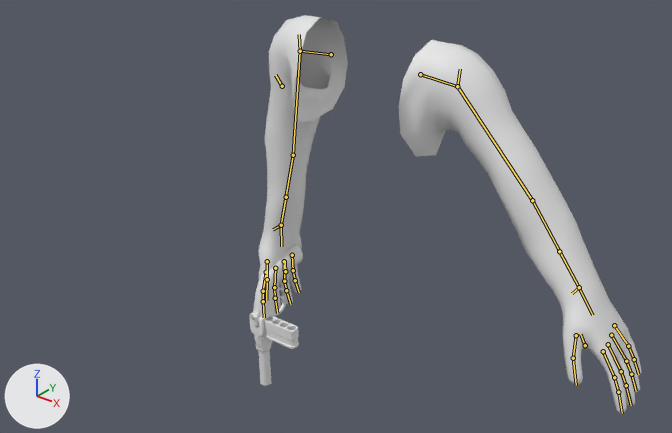
Before and after pictures for a commit that changed the Blender file Animations/Animations_Humanoid/Animations_Humanoid_Weapons/Animations_Humanoid_EquipWeapon.blend.
One viewpoint serves both versions: a 50 mm camera at (1.161, -1.57, 1.99) aimed at (0.11, -0.257, 1.176). Lighting does not change. The marker at lower left points along +X, +Y and +Z. The first picture is the older version. Both versions are drawn at frame 1 of the action 'Animation_Humanoid_EquipWeapon_R'; the numbers are the values there. The bones that change, and the others that lie on the model, are drawn over the model as lines.

Names of what the first picture shows: 'Body_Human_Male_Normal', 'Cartridge ', 'Harmonica Gun'.
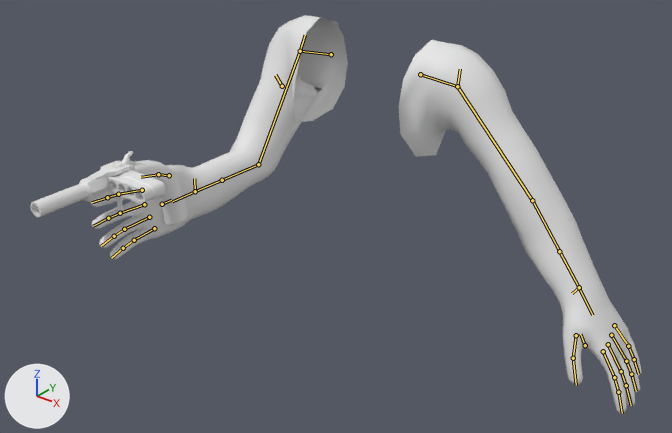
Changed parts and their boxes (x1, y1, x2, y2) in the pictures (672 x 433 px):
'Body_Human_Male_Normal', posed (44% wider): before (259, 15, 642, 413); after (91, 15, 642, 413)
'Harmonica Gun', posed (194% wider, 47% shorter): before (250, 245, 303, 386); after (30, 151, 188, 225)
'Cartridge ', posed (55% wider): before (262, 316, 299, 349); after (107, 170, 165, 204)
bone 'Arm.R', root to tip: before (300, 51) to (293, 155); after (300, 51) to (258, 164)
bone 'Forearm.R', root to tip: before (293, 155) to (281, 225); after (258, 164) to (195, 191)
bone 'Palm.R', root to tip: before (281, 225) to (281, 246); after (195, 191) to (172, 201)

The change, as a diff of the scene's bpy script:
```diff
--- a/Animations/Animations_Humanoid/Animations_Humanoid_Weapons/Animations_Humanoid_EquipWeapon.blend.py
+++ b/Animations/Animations_Humanoid/Animations_Humanoid_Weapons/Animations_Humanoid_EquipWeapon.blend.py
@@ bone_arm_r @@
 bone_arm_r = bpy.data.objects['Armature_Humanoid'].pose.bones['Arm.R']  # child of 'Spine'
-bone_arm_r.rotation_quaternion = (0.962, 0.273, -0.017, -0.018)  # degrees (32, -1, -3)
+bone_arm_r.rotation_quaternion = (0.908, 0.3, 0.1, -0.275)  # degrees (32, 20, -28)
@@ bone_forearm_r @@
 bone_forearm_r = bpy.data.objects['Armature_Humanoid'].pose.bones['Forearm.R']  # child of 'Arm.R'
-bone_forearm_r.rotation_quaternion = (1.0, 0.0, 0.0, 0.0)  # degrees (0, 0, 0)
+bone_forearm_r.rotation_quaternion = (0.897, 0.0, 0.0, -0.443)  # degrees (0, 0, -53)
@@ bone_palm_r @@
 bone_palm_r = bpy.data.objects['Armature_Humanoid'].pose.bones['Palm.R']  # child of 'Forearm.R'
-bone_palm_r.rotation_quaternion = (1.0, 0.0, 0.0, 0.0)  # degrees (0, 0, 0)
+bone_palm_r.rotation_quaternion = (0.996, -0.09, 0.007, -0.024)  # degrees (-10, 1, -3)
```
